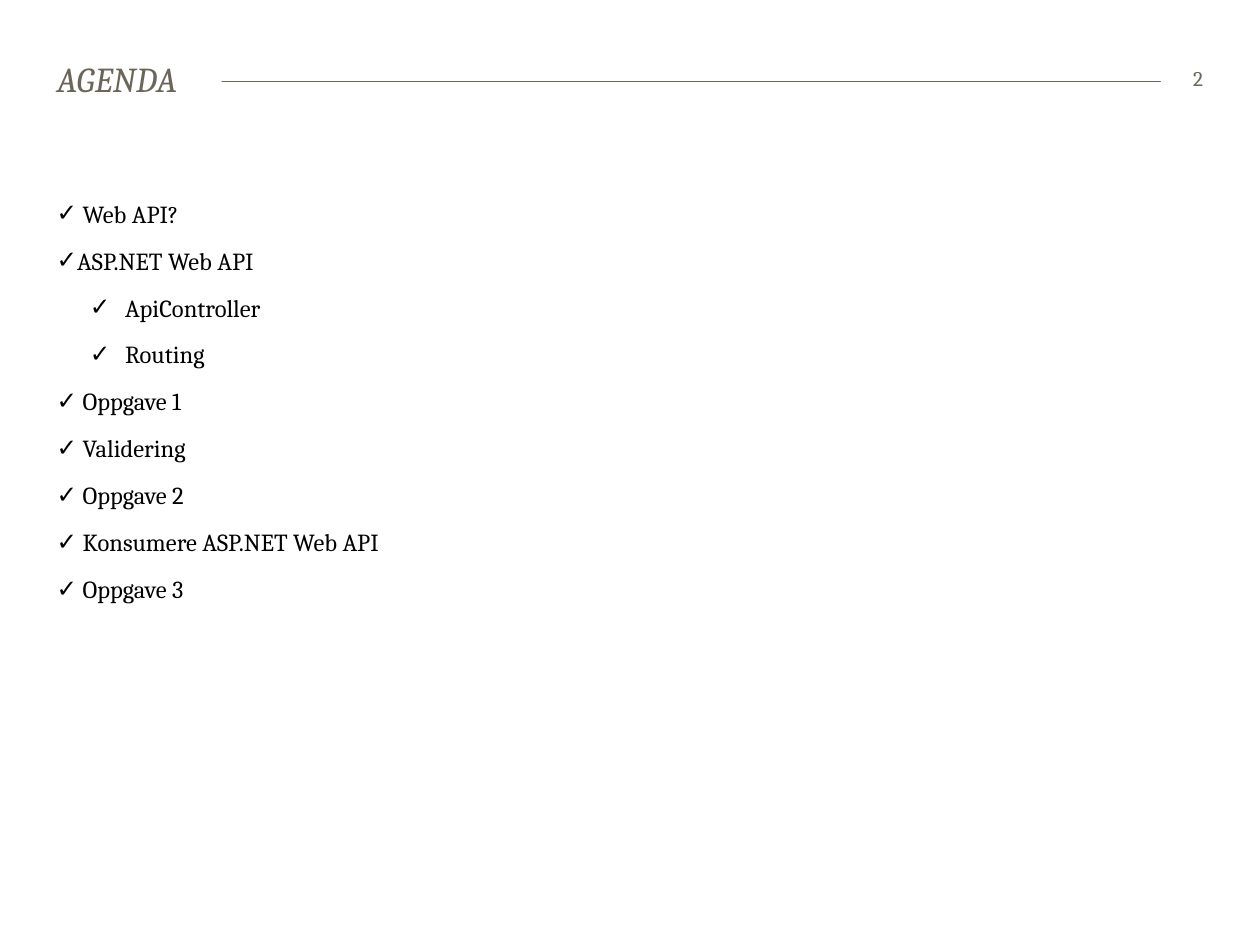
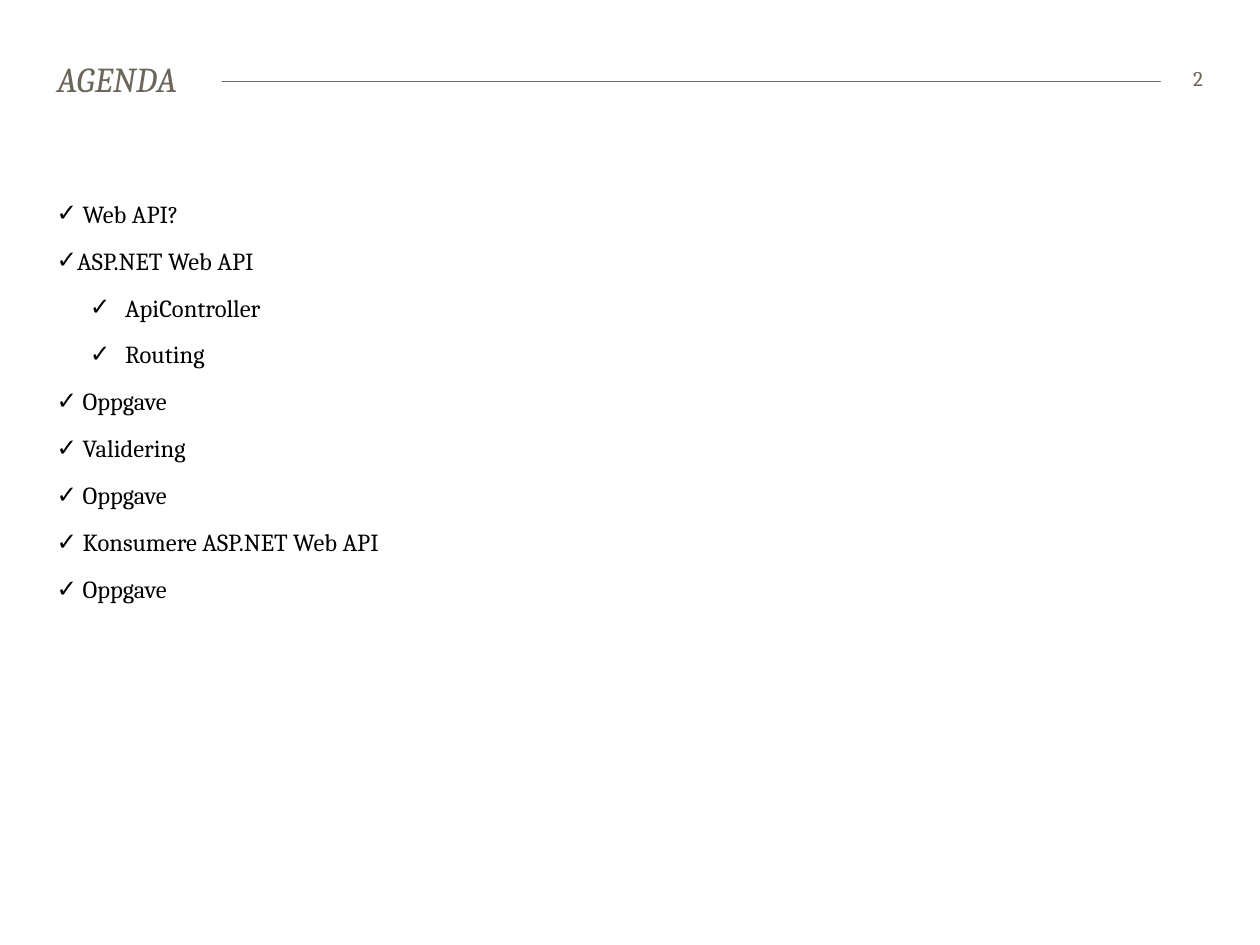
Before and after one commit to bekk/dotnetkurs, a slide deck: slide 2 of webapi/WebAPI.pptx. Drawn at 1260x945 pixels with LibreOffice and Linux fonts; fonts in the diff are those of the drawing. Boxes give left, top, right and bottom in pixels: in the first picture for what was removed or moved away, otherwise in the second. Text is boxed around its words. In the diff, an @@ line names an element or a change of style, - is before the commit and + after.

```diff
--- a/webapi/WebAPI.pptx
+++ b/webapi/WebAPI.pptx
@@ text at <box>83,393,167,416</box>: text changed @@
-✓ Oppgave 1
+✓ Oppgave
@@ text at <box>83,487,167,510</box>: text changed @@
-✓ Oppgave 2
+✓ Oppgave
@@ text at <box>83,581,167,604</box>: text changed @@
-✓ Oppgave 3
+✓ Oppgave
```
Also in this commit, not shown: 3 other slides changed.
